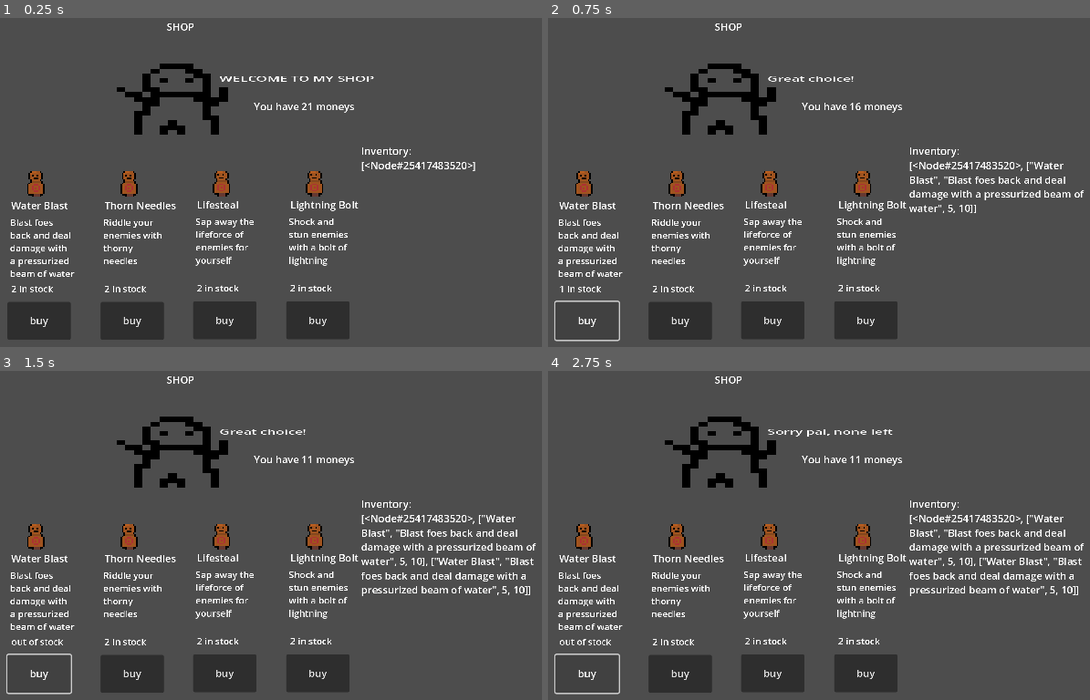
Above: before the commit, frames 1-4 (two rows, left to right).
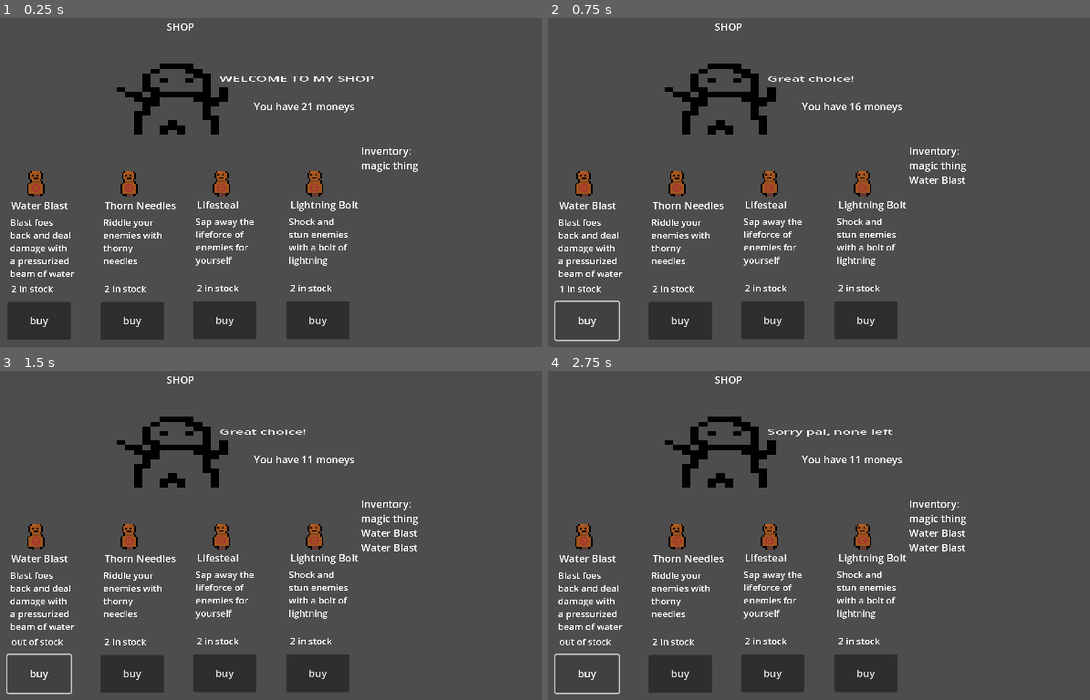
Above: after the commit, the same moments.

Repository: CoderXam/UntitledGameJame104
Game: Godot game, scene res://Scenes/shop/shop_scene.tscn
The game is run twice, just before and just after one commit, with the same random seed, the same clock (stepped at 60 frames per second) and the same inputs.
Inputs:
- Up to frame 1 (0.25 s): no input
- Up to frame 2 (0.75 s): click "buy" at 0.5 s
- Up to frame 3 (1.5 s): click "buy" at 1.25 s
- Up to frame 4 (2.75 s): click "buy" at 2 s

The runs differ from the first frame. In frame 1, 0.3% of the frame differs, in the area x 66-88%, y 43-47%; in frame 2, 1.0%; in frame 3, 1.7%, in the area x 66-99%, y 43-69%; in frame 4, 1.7%.

Commit message:
inventory list uses item names

Diff:
--- a/Scenes/shop/shop_scene.gd
+++ b/Scenes/shop/shop_scene.gd
@@ -2,24 +2,37 @@
 
 # positions in array:
 # 0 = name, 1 = description, 2 = price, 3 = probability of showing up in shop (out of 100)
-var shop_inv = {"Fire": ["Fireball","Launch a scorching fireball attack", 5, 10],
- 				"Magma" : ["Magma","Turn the ground to molten rock", 5, 10],
-			 	"Water" : ["Water Blast","Blast foes back and deal damage with a pressurized beam of water", 5, 10],
-				"Shield" : ["Shield","Block incoming attacks with an arcane ward", 5, 10],
-			 	"Orb" : ["Orb","Pierce through enemies with a spectral orb", 5, 10],
-				"Lifesteal" : ["Lifesteal","Sap away the lifeforce of enemies for yourself", 5, 10],
-				"Root" : ["Root Snatch","Fix enemies in place with grasping roots", 5, 10],
-				"Lightning" : ["Lightning Bolt","Shock and stun enemies with a bolt of lightning", 5, 10],
-				"Amplify" : ["Amplify","Amplify other runes", 5, 10],
-				"Thorn" : ["Thorn Needles","Riddle your enemies with thorny needles", 5, 10]}
+#var shop_inv = {"Fire": ["Fireball","Launch a scorching fireball attack", 5, 10],
+ 				#"Magma" : ["Magma","Turn the ground to molten rock", 5, 10],
+			 	#"Water" : ["Water Blast","Blast foes back and deal damage with a pressurized beam of water", 5, 10],
+				#"Shield" : ["Shield","Block incoming attacks with an arcane ward", 5, 10],
+			 	#"Orb" : ["Orb","Pierce through enemies with a spectral orb", 5, 10],
+				#"Lifesteal" : ["Lifesteal","Sap away the lifeforce of enemies for yourself", 5, 10],
+				#"Root" : ["Root Snatch","Fix enemies in place with grasping roots", 5, 10],
+				#"Lightning" : ["Lightning Bolt","Shock and stun enemies with a bolt of lightning", 5, 10],
+				#"Amplify" : ["Amplify","Amplify other runes", 5, 10],
+				#"Thorn" : ["Thorn Needles","Riddle your enemies with thorny needles", 5, 10]}
 
-var pool = [shop_inv["Fire"],shop_inv["Magma"],shop_inv["Water"],shop_inv["Shield"],shop_inv["Orb"],shop_inv["Lifesteal"],shop_inv["Root"],shop_inv["Lightning"],shop_inv["Amplify"],shop_inv["Thorn"],]
+var fire := Rune.new("Fireball","Launch a scorching fireball attack",5,10)
+var magma := Rune.new("Magma Stomp","Turn the ground to molten rock",5,10)
+var water := Rune.new("Water Blast","Blast foes back and deal damage with a pressurized beam of water",5,10)
+var shield := Rune.new("Shield","Block incoming attacks with an arcane ward", 5, 10)
+var orb := Rune.new("Orb","Pierce through enemies with a spectral orb", 5, 10)
+var lifesteal := Rune.new("Lifesteal","Sap away the lifeforce of enemies for yourself", 5, 10)
+var root := Rune.new("Root Snatch","Fix enemies in place with grasping roots", 5, 10)
+var lightning := Rune.new("Lightning Bolt","Shock and stun enemies with a bolt of lightning", 5, 10)
+var amplify := Rune.new("Amplify","Amplify other runes", 5, 10)
+var thorns := Rune.new("Thorn Needles","Riddle your enemies with thorny needles", 5, 10)
+
+var shop_inv = [fire,magma,water,shield,orb,lifesteal,root,lightning,amplify,thorns] # List of all runes
 var available = [] # The runes available in the shop
 var randnum = 0
 var names = [] # Rune name GUI element
 var desc = [] # Rune description GUI element
 var stock_text = [] # Rune stock GUI element
 var stock = [0,0,0,0] # Amount of runes in stock for each rune in the shop
+
+var inv_list := "Inventory: \n"
 
 # Called when the node enters the scene tree for the first time.
 func _ready() -> void:
@@ -34,20 +47,28 @@
 			# If randum number is between 11-20 choose the 2nd spell, etc.
 			# (This only works since probabilities are equally distributed)
 			if randnum > j*10 and randnum < (j+1)*10+1:
-				available.append(pool[j])
+				available.append(shop_inv[j])
 				stock[i] = 2 # Set the number of runes in stock for all runes
 
 		#print(str(i+1)+". "+available[i][0])
-		names[i].text = available[i][0]
-		desc[i].text = available[i][1]
+		names[i].text = available[i].item_name
+		desc[i].text = available[i].description
 		stock_text[i].text = str(stock[i]) +" in stock"
+
+	refresh_inventory()
 
 
 # Called every frame. 'delta' is the elapsed time since the previous frame.
 func _process(delta: float) -> void:
 	$Balance.text = "You have " + str(PlayerData1.currency) + " moneys"
-	$Inventory.text = "Inventory: \n"+str(PlayerData1.inventory)
 
+# Displays list of items in inventory
+func refresh_inventory() -> void:
+	inv_list = "Inventory: \n"
+	for i in PlayerData1.inventory:
+		inv_list += i.item_name+"\n"
+	$Inventory.text = inv_list
+	pass
 #-----------------------------------------------------------------------------------------------------------
 # BUTTONS
 #-----------------------------------------------------------------------------------------------------------
@@ -58,81 +79,88 @@
 
 func _on_rune_1_pressed() -> void:
 	var rune = available[0]
-	if PlayerData1.currency >= rune[2] and stock[0] > 0: # Check if money >= rune price and if in stock
+	if PlayerData1.currency >= rune.price and stock[0] > 0: # Check if money >= rune price and if in stock
 		# BUY RUNE
 		$Shopkeeper/Welcome.text = "Great choice!"
-		PlayerData1.currency -= rune[2]
+		PlayerData1.currency -= rune.price
 		PlayerData1.add_to_inventory(rune)
+		refresh_inventory()
 		stock[0] -= 1
 		if stock[0] > 0: # If still in stock
 			stock_text[0].text = str(stock[0]) +" in stock"
 		else:
 			stock_text[0].text = "out of stock"
-		print("pruchased " + rune[0])
+		print("pruchased " + rune.item_name)
 
 	elif stock[0] == 0: # If out of stock
 		# BUY FAILED
 		$Shopkeeper/Welcome.text = "Sorry pal, none left"
-	elif PlayerData1.currency < rune[2]: # If not enough money
+	elif PlayerData1.currency < rune.price: # If not enough money
 		# BUY FAILED
 		$Shopkeeper/Welcome.text = "Nothing in life is free"
 
 func _on_rune_2_pressed() -> void:
 	var rune = available[1]
-	if PlayerData1.currency >= rune[2] and stock[1] > 0:
+	if PlayerData1.currency >= rune.price and stock[1] > 0: # Check if money >= rune price and if in stock
 		# BUY RUNE
 		$Shopkeeper/Welcome.text = "Great choice!"
-		PlayerData1.currency -= rune[2]
+		PlayerData1.currency -= rune.price
 		PlayerData1.add_to_inventory(rune)
+		refresh_inventory()
 		stock[1] -= 1
-		if stock[1] > 0:
+		if stock[1] > 0: # If still in stock
 			stock_text[1].text = str(stock[1]) +" in stock"
 		else:
 			stock_text[1].text = "out of stock"
+		print("pruchased " + rune.item_name)
 
-		print("pruchased " + rune[0])
-	# BUY FAILED
-	elif stock[1] == 0:
+	elif stock[1] == 0: # If out of stock
+		# BUY FAILED
 		$Shopkeeper/Welcome.text = "Sorry pal, none left"
-	elif PlayerData1.currency < rune[2]:
+	elif PlayerData1.currency < rune.price: # If not enough money
+		# BUY FAILED
 		$Shopkeeper/Welcome.text = "Nothing in life is free"
 
 func _on_rune_3_pressed() -> void:
 	var rune = available[2]
-	if PlayerData1.currency >= rune[2] and stock[2] > 0:
+	if PlayerData1.currency >= rune.price and stock[2] > 0: # Check if money >= rune price and if in stock
 		# BUY RUNE
 		$Shopkeeper/Welcome.text = "Great choice!"
-		PlayerData1.currency -= rune[2]
+		PlayerData1.currency -= rune.price
 		PlayerData1.add_to_inventory(rune)
+		refresh_inventory()
 		stock[2] -= 1
-		if stock[2] > 0:
+		if stock[2] > 0: # If still in stock
 			stock_text[2].text = str(stock[2]) +" in stock"
 		else:
 			stock_text[2].text = "out of stock"
+		print("pruchased " + rune.item_name)
 
-		print("pruchased " + rune[0])
-	# BUY FAILED
-	elif stock[2] == 0:
+	elif stock[2] == 0: # If out of stock
+		# BUY FAILED
 		$Shopkeeper/Welcome.text = "Sorry pal, none left"
-	elif PlayerData1.currency < rune[2]:
+	elif PlayerData1.currency < rune.price: # If not enough money
+		# BUY FAILED
 		$Shopkeeper/Welcome.text = "Nothing in life is free"
 
 func _on_rune_4_pressed() -> void:
 	var rune = available[3]
-	if PlayerData1.currency >= rune[2] and stock[3] > 0:
+	if PlayerData1.currency >= rune.price and stock[3] > 0: # Check if money >= rune price and if in stock
 		# BUY RUNE
 		$Shopkeeper/Welcome.text = "Great choice!"
-		PlayerData1.currency -= rune[2]
+		PlayerData1.currency -= rune.price
 		PlayerData1.add_to_inventory(rune)
+		refresh_inventory()
 		stock[3] -= 1
-		if stock[3] > 0:
+		if stock[3] > 0: # If still in stock
 			stock_text[3].text = str(stock[3]) +" in stock"
 		else:
 			stock_text[3].text = "out of stock"
+		print("pruchased " + rune.item_name)
 
-		print("pruchased " + rune[0])
-	# BUY FAILED
-	elif stock[3] == 0:
+	elif stock[3] == 0: # If out of stock
+		# BUY FAILED
 		$Shopkeeper/Welcome.text = "Sorry pal, none left"
-	elif PlayerData1.currency < rune[2]:
+	elif PlayerData1.currency < rune.price: # If not enough money
+		# BUY FAILED
 		$Shopkeeper/Welcome.text = "Nothing in life is free"
